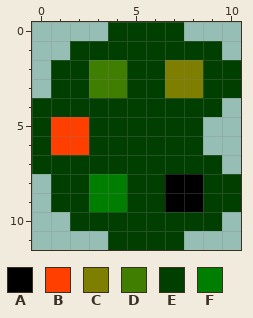
Two versions of one pixel-art file, Textures/Buttons/icons/palette.aseprite. Above: the version before the commit.
11x12 pixels, 1 frame.
Palette (. is transparent): A #000000  B #ff3f00  C #7e7e00  D #3f7e00  E #003f00  F #007e00
Pixels before, first column x 0:
 0 ....EEEE...
 1 ..EEEEEEEE.
 2 .EEDDEECCEE
 3 .EEDDEECCEE
 4 EEEEEEEEEE.
 5 EBBEEEEEE..
 6 EBBEEEEEE..
 7 EEEEEEEEEE.
 8 .EEFFEEAAEE
 9 .EEFFEEAAEE
10 ..EEEEEEEE.
11 ....EEEE...
The same view after the edit:
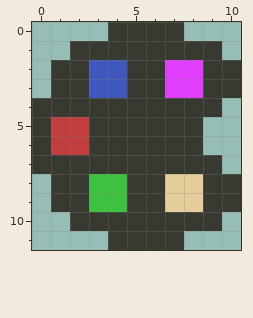
What changed:
{"colour":"A","old":"#000000","new":"#e6cd9c"}
{"colour":"B","old":"#ff3f00","new":"#c13e3e"}
{"colour":"C","old":"#7e7e00","new":"#e23cff"}
{"colour":"D","old":"#3f7e00","new":"#4057be"}
{"colour":"E","old":"#003f00","new":"#383930"}
{"colour":"F","old":"#007e00","new":"#3ec13e"}
{"label":"changed","picture_box":[32,22,241,250]}
